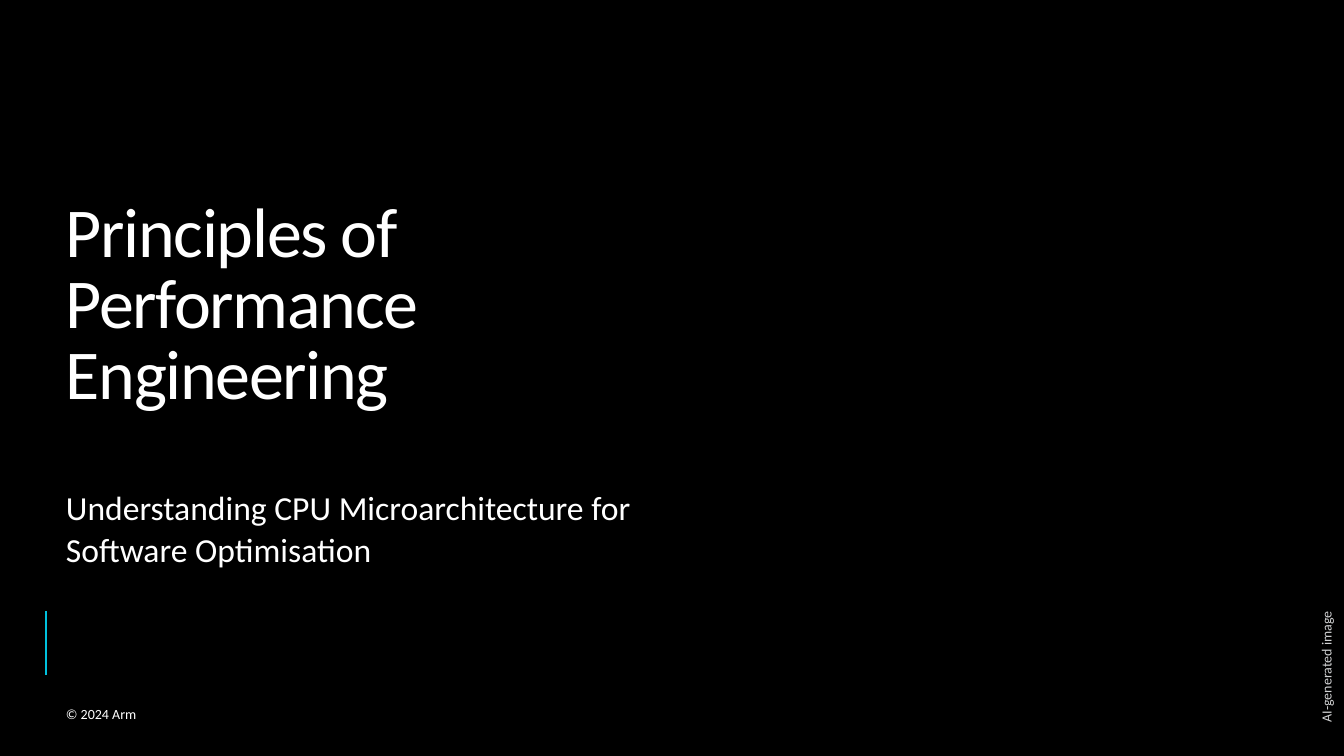
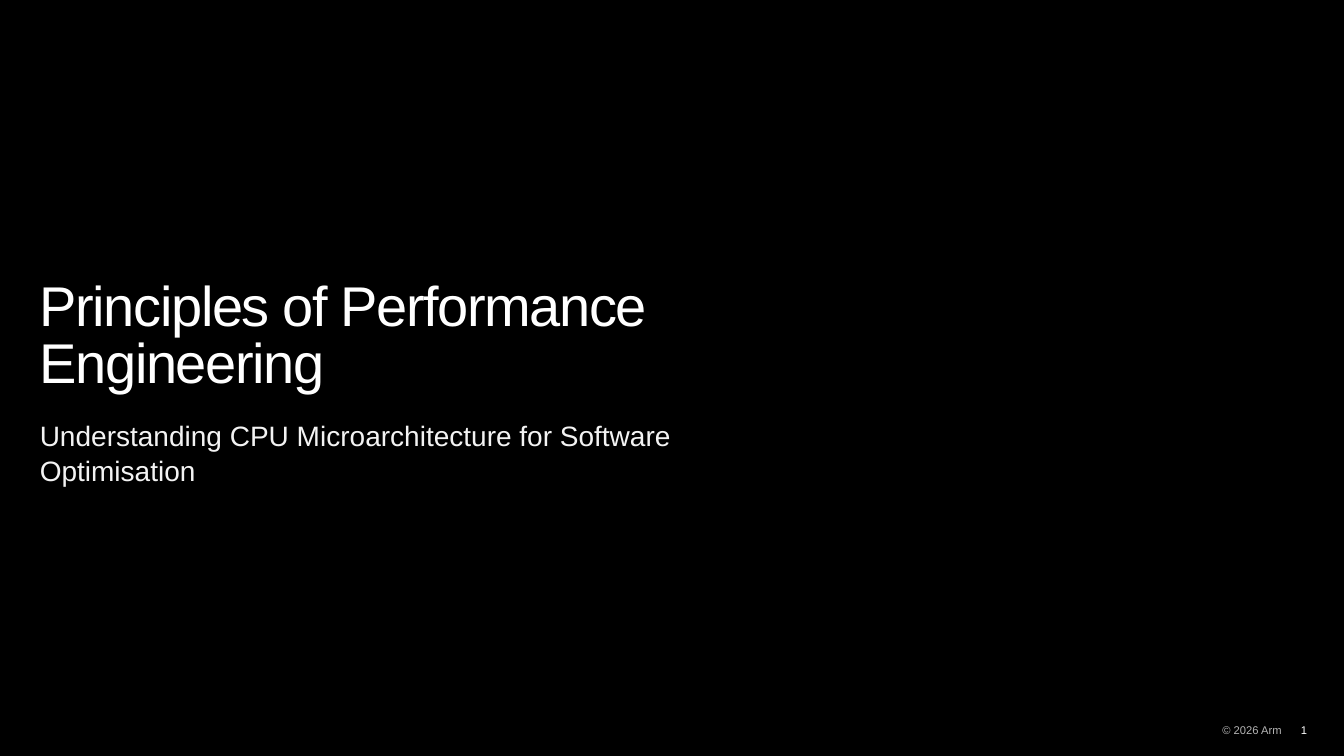
Before and after one commit to OliverGrainge/Arm-Total-Performance, a slide deck: slide 1 of slides.pptx. Drawn at 1344x756 pixels with LibreOffice and Linux fonts; fonts in the diff are those of the drawing; background and template pictures are left out. Boxes give left, top, right and bottom in pixels: in the first picture for what was removed or moved away, otherwise in the second. Text is boxed around its words. In the diff, an @@ line names an element or a change of style, - is before the commit and + after.

Commit message:
Updating slides with new 2026 format

```diff
--- a/slides.pptx
+++ b/slides.pptx
@@ title "Principles of Performance Engineering": place and size @@
-title "Principles of Performance Engineering" at <box>66,208,418,411</box>
+title "Principles of Performance Engineering" at <box>40,285,647,393</box>
@@ title "Principles of Performance Engineering" at <box>40,285,647,393</box>: size 50 to 40 pt, font Calibri to Arial; vertical alignment top to bottom @@
@@ subtitle "Understanding CPU Microarchitecture for Software ...": place and size @@
-subtitle "Understanding CPU Microarchitecture for Software ..." at <box>66,496,630,568</box>
+subtitle "Understanding CPU Microarchitecture for Software ..." at <box>40,425,671,486</box>
@@ subtitle "Understanding CPU Microarchitecture for Software ..." at <box>40,425,671,486</box>: size 24 to 20 pt, font Calibri to Arial, text colour #FFFFFF to #F3F3F3 @@
@@ line removed from (46, 611) to (46, 676) @@
@@ text removed at <box>1318,614,1335,720</box> @@
-AI-generated image
@@ text removed at <box>81,710,136,719</box> @@
-© 2024 Arm
@@ text added at <box>1234,726,1282,734</box>, 8 pt, text #F3F3F3 at 75% opacity @@
+© 2026 Arm
@@ page number added at <box>1301,726,1307,734</box>, 8 pt, text #FFFFFF @@
+1
```
Also in this commit, not shown: 24 other slides changed, 73 slides added.
